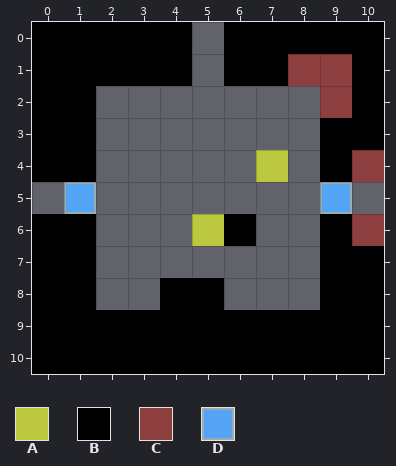
Tiled map (JSON) -- Assets/Level_Editor/TileMap/Room_27.tmj. The picture above was drawn from the file before the commit.
Cells are 32x32 px. Shown: x 0..10, y 0..10.
Key: from "tileSet": A 32, B 33, C 34, D 45.
_ is an empty cell.
Layer "Blocks" before, first column x 0:
 0 BBBBB_BBBBB
 1 BBBBB_BBCCB
 2 BB_______CB
 3 BB_______BB
 4 BB_____A_BC
 5 _D_______D_
 6 BB___AB__BC
 7 BB_______BB
 8 BB__BB___BB
 9 BBBBBBBBBBB
10 BBBBBBBBBBB
The same view after the edit:
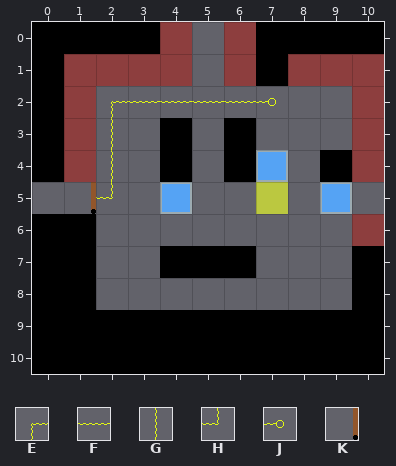
Further tiles: from "tileSet": E 5, F 6, G 15, H 27, J 36, K 91.
Difference:
Layer "Blocks":
Tile A is added in row 5 at x 7.
Tile B is added in rows 3 to 4 at x 4 and 6; in row 7 at x 4 to 6.
Tile C replaces tile B in row 0 at x 4 and 6; in row 1 at x 1 to 4, 6 and 10; in rows 2 to 3 at x 1 and 10; in row 4 at x 1.
Tile D replaces tile A in row 4 at x 7.
Tile D is added in row 5 at x 4.
The edit erases tile A in row 6 at x 5.
The edit erases tile B in row 3 at x 9; in row 6 at x 6 and 9; in row 7 at x 9; in row 8 at x 4 to 5 and 9.
The edit erases tile C in row 2 at x 9.
The edit erases tile D in row 5 at x 1.
Layer "Overlap":
Tile E is added in row 2 at x 2.
Tile F is added in row 2 at x 3 to 6.
Tile G is added in rows 3 to 4 at x 2.
Tile H is added in row 5 at x 2.
Tile J is added in row 2 at x 7.
Tile K is added in row 5 at x 1.
Where, in picture pixels (left, top, right, bottom), the same in both pictures:
changed: (64, 22, 288, 310)
changed: (320, 54, 384, 150)
removed: (320, 214, 352, 310)
